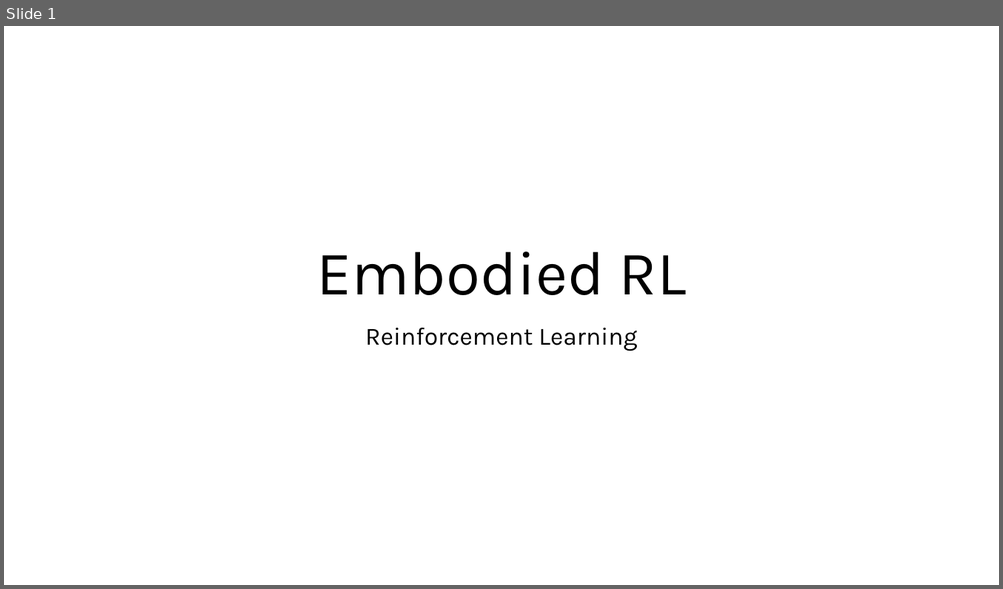
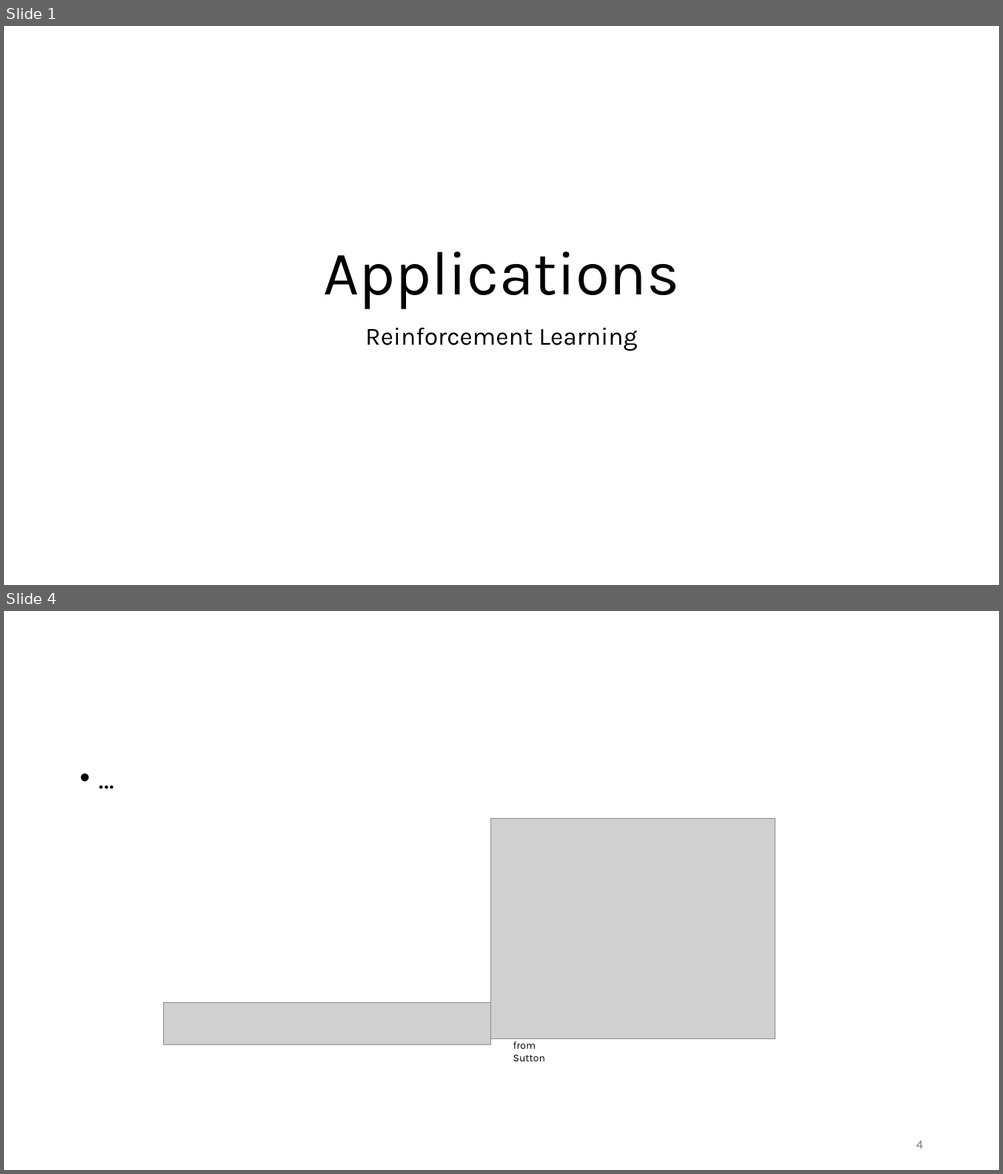
Before and after one commit to FelixWick/reinforcement_learning, a slide deck: slides/4_applications.pptx. Shown one above the other, each under a label of ours: slide 1 before the commit, slides 1 and 4 after it; the slides between them are not shown. The pictures are 1003x589 and 1003x1174 pixels, drawn with LibreOffice and Linux fonts; fonts in the diff are those of the drawing; grey boxes stand for pictures. Boxes give left, top, right and bottom in pixels: in the first picture for what was removed or moved away, otherwise in the second. Text is boxed around its words. In the diff, an @@ line names an element or a change of style, - is before the commit and + after.

```diff
--- a/slides/4_applications.pptx
+++ b/slides/4_applications.pptx
@@ slide 4 added at (4, 611, 999, 1170), background #FFFFFF @@
@@ text added at (73, 760, 930, 1116), 28 pt, text #000000 @@
+• …
@@ picture added at (490, 818, 776, 1039) @@
@@ picture added at (164, 1002, 490, 1045) @@
@@ text added at (513, 1042, 545, 1062), 10 pt, text #000000 @@
+from Sutton
@@ page number added at (916, 1141, 922, 1149), 12 pt, text #797979 @@
+4
@@ slide 1 changed as well @@
@@ title at (323, 252, 680, 309): text changed @@
-Embodied RL
+Applications
```
Also in this commit, not shown: 1 other slide changed, 6 other slides added, 1 slide removed, 1 other file.
